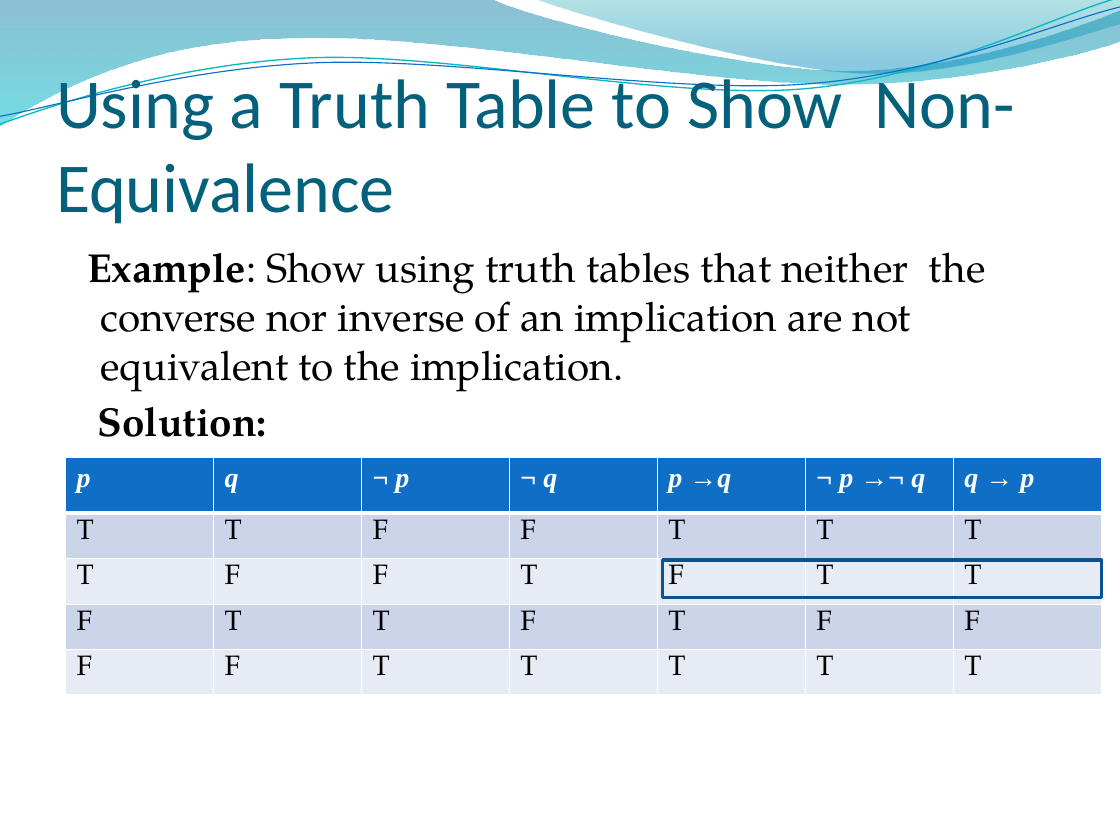
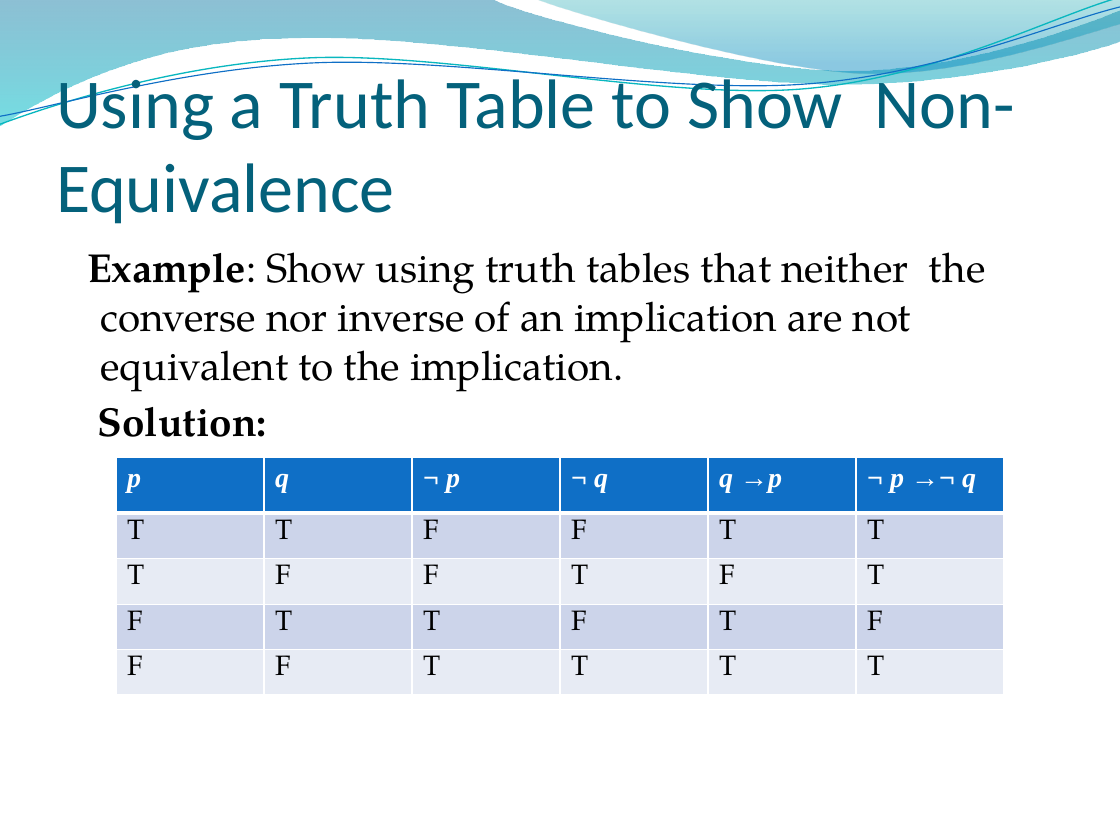
Before and after one commit to lin-chen-GA/lin-chen-GA.github.io, a slide deck: slide 26 of cs2620/slides/cs2620_notes1.pptx. Drawn at 1120x840 pixels with LibreOffice and Linux fonts; fonts in the diff are those of the drawing; background and template pictures are left out. Boxes give left, top, right and bottom in pixels: in the first picture for what was removed or moved away, otherwise in the second. Text is boxed around its words. In the diff, an @@ line names an element or a change of style, - is before the commit and + after.

```diff
--- a/cs2620/slides/cs2620_notes1.pptx
+++ b/cs2620/slides/cs2620_notes1.pptx
@@ table at box(116, 457, 1004, 694) @@
-column 5, row 1: p →q
+column 5, row 1: q →p
-column 7: q → p | T | T | F | T
@@ table: place and size @@
-table at box(65, 457, 1100, 694)
+table at box(116, 457, 1004, 694)
@@ rectangle removed at box(663, 560, 1102, 597) @@
```
Also in this commit, not shown: 4 other files.
